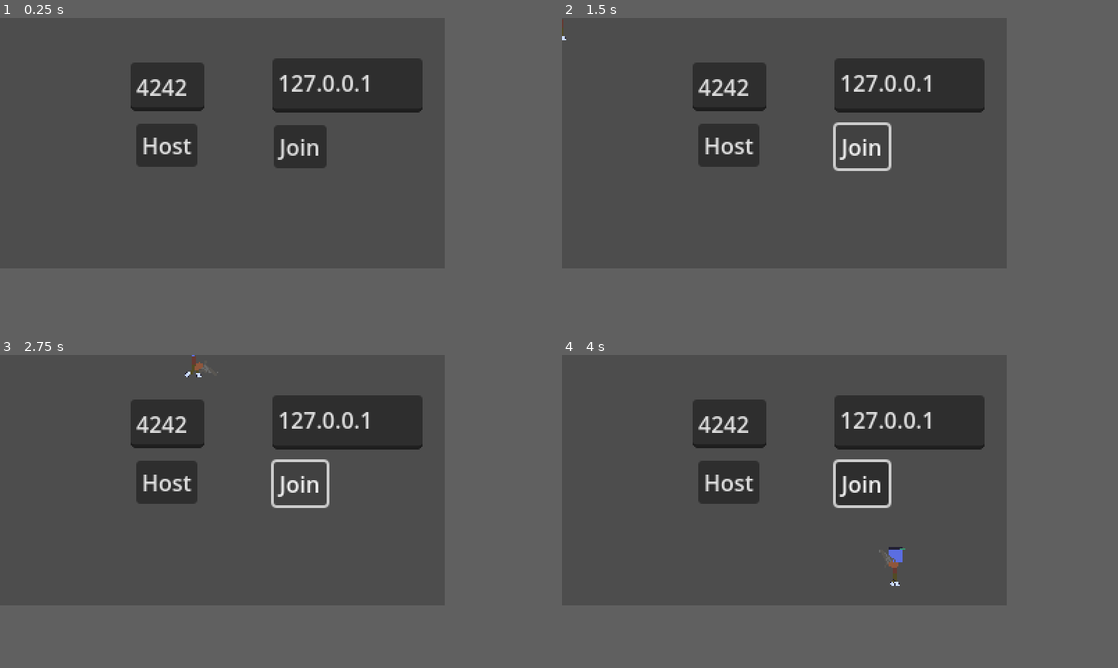
Above: before the commit, frames 1-4 (two rows, left to right).
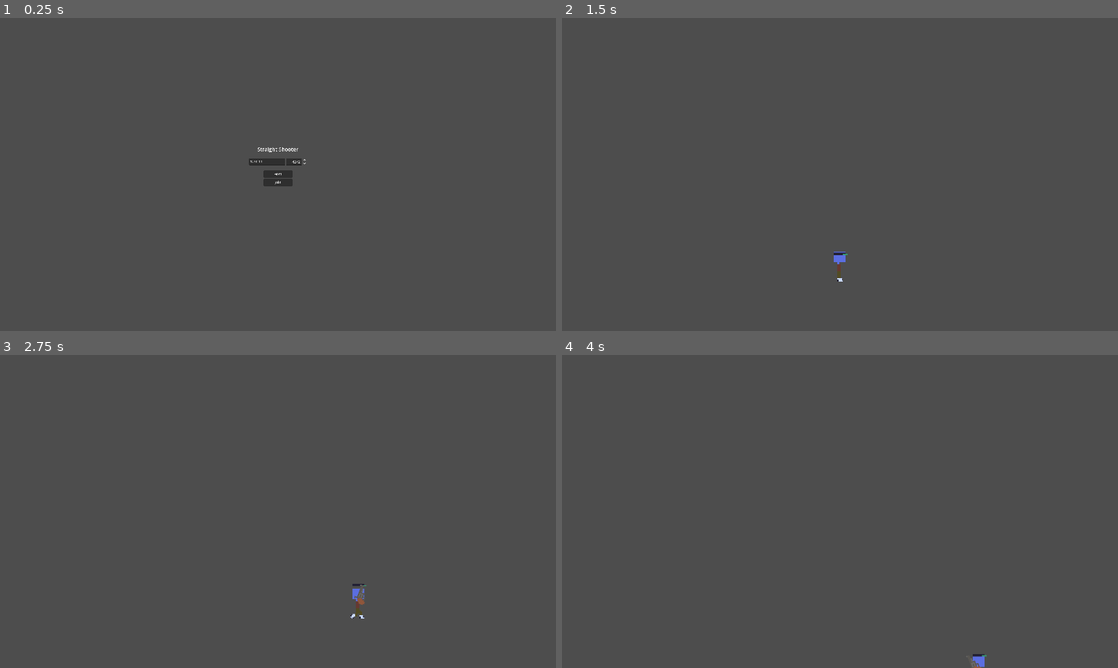
Above: after the commit, the same moments.

Repository: burtonwilliamt/straight-shooter
Game: Godot game, scene res://multiplayer_test.tscn
Two runs of this game, one before a commit and one after it. Both use one fixed random seed, a clock stepped at 60 frames per second and the inputs below.
Inputs (mouse positions are in pixels of both pictures, inside the frame that each line leads up to):
- Up to frame 1 (0.25 s): no input
- Up to frame 2 (1.5 s): click "Host" at 0.5 s; click (862, 146) at 1.25 s, where only the run before the commit has a clickable "Join"
- Up to frame 3 (2.75 s): move the mouse to (322, 467) at 2.02 s; hold D (move_right) from 2.03 s (still down); hold Right mouse button (aim) from 2.03 s (still down)
- Up to frame 4 (4 s): move the mouse to (695, 492) at 2.77 s; release D (move_right) at 2.78 s; release Right mouse button (aim) at 2.78 s; hold S (move_down) 2.78-3.53 s; click (695, 492) at 2.85 s; move the mouse to (828, 423) at 3.52 s; hold D (move_right) from 3.53 s (still down); hold Right mouse button (aim) from 3.53 s (still down)
In our replay, the window is 640x360 before the commit and 800x450 after it. These sizes can differ from the game's own. Grey fills any space a smaller window leaves; there, only what the larger window draws over its background counts as a difference.

The runs differ from the first frame. In frame 1, 9.6% of the frame differs, in the area x 23-76%, y 12-54%; in frame 2, 8.7%; in frame 3, 8.8%; in frame 4, 9.9%, in the area x 23-77%, y 12-100%.
Error in both runs: Invalid assignment of property or key 'flip_v' with value of type 'bool' on a base object of type 'Node2D'. (res://player.gd:50)

Commit message:
Main menu, resizing

Diff:
--- a/game.tscn
+++ /dev/null
@@ -1,118 +0,0 @@
-[gd_scene load_steps=2 format=3 uid="uid://b3sant4fcdo13"]
-
-[sub_resource type="GDScript" id="GDScript_y26gb"]
-script/source = "extends Node
-
-# Autoload named Lobby
-
-# These signals can be connected to by a UI lobby scene or the game scene.
-signal player_connected(peer_id, player_info)
-signal player_disconnected(peer_id)
-signal server_disconnected
-
-const PORT = 7000
-const DEFAULT_SERVER_IP = \"127.0.0.1\" # IPv4 localhost
-const MAX_CONNECTIONS = 20
-
-# This will contain player info for every player,
-# with the keys being each player's unique IDs.
-var players = {}
-
-# This is the local player info. This should be modified locally
-# before the connection is made. It will be passed to every other peer.
-# For example, the value of \"name\" can be set to something the player
-# entered in a UI scene.
-var player_info = {\"name\": \"Name\"}
-
-var players_loaded = 0
-
-
-
-func _ready():
-	multiplayer.peer_connected.connect(_on_player_connected)
-	multiplayer.peer_disconnected.connect(_on_player_disconnected)
-	multiplayer.connected_to_server.connect(_on_connected_ok)
-	multiplayer.connection_failed.connect(_on_connected_fail)
-	multiplayer.server_disconnected.connect(_on_server_disconnected)
-
-
-func join_game(address = \"\"):
-	if address.is_empty():
-		address = DEFAULT_SERVER_IP
-	var peer = ENetMultiplayerPeer.new()
-	var error = peer.create_client(address, PORT)
-	if error:
-		return error
-	multiplayer.multiplayer_peer = peer
-
-
-func create_game():
-	var peer = ENetMultiplayerPeer.new()
-	var error = peer.create_server(PORT, MAX_CONNECTIONS)
-	if error:
-		return error
-	multiplayer.multiplayer_peer = peer
-
-	players[1] = player_info
-	player_connected.emit(1, player_info)
-
-
-func remove_multiplayer_peer():
-	multiplayer.multiplayer_peer = null
-
-
-# When the server decides to start the game from a UI scene,
-# do Lobby.load_game.rpc(filepath)
-@rpc(\"call_local\", \"reliable\")
-func load_game(game_scene_path):
-	get_tree().change_scene_to_file(game_scene_path)
-
-
-# Every peer will call this when they have loaded the game scene.
-@rpc(\"any_peer\", \"call_local\", \"reliable\")
-func player_loaded():
-	if multiplayer.is_server():
-		players_loaded += 1
-		if players_loaded == players.size():
-			$/root/Game.start_game()
-			players_loaded = 0
-
-
-# When a peer connects, send them my player info.
-# This allows transfer of all desired data for each player, not only the unique ID.
-func _on_player_connected(id):
-	_register_player.rpc_id(id, player_info)
-
-
-@rpc(\"any_peer\", \"reliable\")
-func _register_player(new_player_info):
-	var new_player_id = multiplayer.get_remote_sender_id()
-	players[new_player_id] = new_player_info
-	player_connected.emit(new_player_id, new_player_info)
-
-
-func _on_player_disconnected(id):
-	players.erase(id)
-	player_disconnected.emit(id)
-
-
-func _on_connected_ok():
-	var peer_id = multiplayer.get_unique_id()
-	players[peer_id] = player_info
-	player_connected.emit(peer_id, player_info)
-
-
-func _on_connected_fail():
-	multiplayer.multiplayer_peer = null
-
-
-func _on_server_disconnected():
-	multiplayer.multiplayer_peer = null
-	players.clear()
-	server_disconnected.emit()
-"
-
-[node name="Game" type="Node2D"]
-
-[node name="Lobby" type="Node" parent="."]
-script = SubResource("GDScript_y26gb")
--- /dev/null
+++ b/menu.tres
@@ -0,0 +1,8 @@
+[gd_resource type="Theme" format=3 uid="uid://bl7ruhi3880qb"]
+
+[resource]
+default_font_size = 12
+Button/constants/h_separation = 0
+Button/constants/line_spacing = 0
+Button/font_sizes/font_size = 12
+LineEdit/font_sizes/font_size = 10
--- a/multiplayer_test.gd
+++ b/multiplayer_test.gd
@@ -15,17 +15,23 @@
 
 
 func _on_host_pressed():
-	peer.create_server(int($Port.text))
+	peer.create_server(int(%Port.value))
 	multiplayer.multiplayer_peer = peer
 	multiplayer.peer_connected.connect(_add_player)
 	_add_player(1)
+	%Menu.visible = false
 
 func _add_player(id: int):
 	var player = player_scene.instantiate()
 	player.name = str(id)
+	player.position = %PlayerSpawn.position
+	# TODO: Use a custom spawn function on the syncronizer with data for the spawn location
+	# OR: Just make an RPC that spawns the character
+	print(multiplayer.get_unique_id(), " Adding player at: ", player.position)
 	call_deferred("add_child", player)
 
 
 func _on_join_pressed():
-	peer.create_client($IP.text, int($Port.text))
+	peer.create_client(%IP.text, int(%Port.value))
 	multiplayer.multiplayer_peer = peer
+	%Menu.visible = false
--- a/multiplayer_test.tscn
+++ b/multiplayer_test.tscn
@@ -1,46 +1,91 @@
-[gd_scene load_steps=3 format=3 uid="uid://bhihun1f6h5j3"]
+[gd_scene load_steps=4 format=3 uid="uid://bhihun1f6h5j3"]
 
-[ext_resource type="Script" path="res://multiplayer_test.gd" id="1_pmoax"]
+[ext_resource type="Script" uid="uid://bg6586htynfq8" path="res://multiplayer_test.gd" id="1_pmoax"]
 [ext_resource type="PackedScene" uid="uid://b1i7gho13et11" path="res://player.tscn" id="2_fk5ul"]
+[ext_resource type="Theme" uid="uid://bl7ruhi3880qb" path="res://menu.tres" id="3_q3bjm"]
 
 [node name="Multiplayer_Test" type="Node2D"]
 script = ExtResource("1_pmoax")
 player_scene = ExtResource("2_fk5ul")
 
-[node name="Host" type="Button" parent="."]
-offset_left = 98.0
-offset_top = 76.0
-offset_right = 142.0
-offset_bottom = 107.0
-text = "Host"
-
-[node name="Join" type="Button" parent="."]
-offset_left = 197.0
-offset_top = 77.0
-offset_right = 235.0
-offset_bottom = 108.0
-text = "Join"
+[node name="PlayerSpawn" type="Node2D" parent="."]
+unique_name_in_owner = true
+position = Vector2(958.3844, 846.3076)
 
 [node name="MultiplayerSpawner" type="MultiplayerSpawner" parent="."]
-_spawnable_scenes = PackedStringArray("res://player.tscn")
+_spawnable_scenes = PackedStringArray("uid://b1i7gho13et11")
 spawn_path = NodePath("..")
 
 [node name="BulletContainer" type="Node2D" parent="."]
 
-[node name="IP" type="TextEdit" parent="."]
-offset_left = 196.0
-offset_top = 29.0
-offset_right = 304.0
-offset_bottom = 68.0
+[node name="Menu" type="VBoxContainer" parent="."]
+unique_name_in_owner = true
+anchors_preset = -1
+anchor_right = 0.5
+anchor_bottom = 0.5
+offset_left = 860.0
+offset_top = 440.0
+offset_right = 1060.0
+offset_bottom = 640.0
+grow_horizontal = 2
+grow_vertical = 2
+pivot_offset = Vector2(100, 100)
+theme = ExtResource("3_q3bjm")
+metadata/_edit_use_anchors_ = true
+
+[node name="Label" type="Label" parent="Menu"]
+layout_mode = 2
+theme_override_font_sizes/font_size = 18
+text = "Straight Shooter"
+horizontal_alignment = 1
+
+[node name="BoxContainer2" type="BoxContainer" parent="Menu"]
+custom_minimum_size = Vector2(0, 10)
+layout_mode = 2
+
+[node name="HBoxContainer" type="HBoxContainer" parent="Menu"]
+layout_mode = 2
+
+[node name="IP" type="LineEdit" parent="Menu/HBoxContainer"]
+unique_name_in_owner = true
+layout_mode = 2
+size_flags_horizontal = 3
 text = "127.0.0.1"
 
-[node name="Port" type="TextEdit" parent="."]
-offset_left = 94.0
-offset_top = 32.0
-offset_right = 147.0
-offset_bottom = 67.0
-text = "4242"
-placeholder_text = "Port"
+[node name="Port" type="SpinBox" parent="Menu/HBoxContainer"]
+unique_name_in_owner = true
+layout_mode = 2
+max_value = 65535.0
+value = 4242.0
+alignment = 2
+select_all_on_focus = true
 
-[connection signal="pressed" from="Host" to="." method="_on_host_pressed"]
-[connection signal="pressed" from="Join" to="." method="_on_join_pressed"]
+[node name="BoxContainer" type="BoxContainer" parent="Menu"]
+custom_minimum_size = Vector2(0, 10)
+layout_mode = 2
+
+[node name="HBoxContainer2" type="HBoxContainer" parent="Menu"]
+layout_mode = 2
+
+[node name="BoxContainer" type="BoxContainer" parent="Menu/HBoxContainer2"]
+layout_mode = 2
+size_flags_horizontal = 3
+
+[node name="VBoxContainer" type="VBoxContainer" parent="Menu/HBoxContainer2"]
+custom_minimum_size = Vector2(100, 0)
+layout_mode = 2
+
+[node name="Host" type="Button" parent="Menu/HBoxContainer2/VBoxContainer"]
+layout_mode = 2
+text = "Host"
+
+[node name="Join" type="Button" parent="Menu/HBoxContainer2/VBoxContainer"]
+layout_mode = 2
+text = "Join"
+
+[node name="BoxContainer2" type="BoxContainer" parent="Menu/HBoxContainer2"]
+layout_mode = 2
+size_flags_horizontal = 3
+
+[connection signal="pressed" from="Menu/HBoxContainer2/VBoxContainer/Host" to="." method="_on_host_pressed"]
+[connection signal="pressed" from="Menu/HBoxContainer2/VBoxContainer/Join" to="." method="_on_join_pressed"]
--- a/player.tscn
+++ b/player.tscn
@@ -69,8 +69,9 @@
 properties/4/replication_mode = 1
 
 [node name="Player" type="Area2D"]
+scale = Vector2(4, 4)
 script = ExtResource("1_ndx6b")
-speed = 200
+speed = 400
 
 [node name="AnimatedSprite2D" type="AnimatedSprite2D" parent="."]
 texture_filter = 1
--- a/project.godot
+++ b/project.godot
@@ -17,8 +17,8 @@
 
 [display]
 
-window/size/viewport_width=320
-window/size/viewport_height=180
+window/size/viewport_width=1920
+window/size/viewport_height=1080
 window/size/window_width_override=1920
 window/size/window_height_override=1080
 window/stretch/mode="viewport"
Not shown: 1 places in player.tscn that only renumber resources
